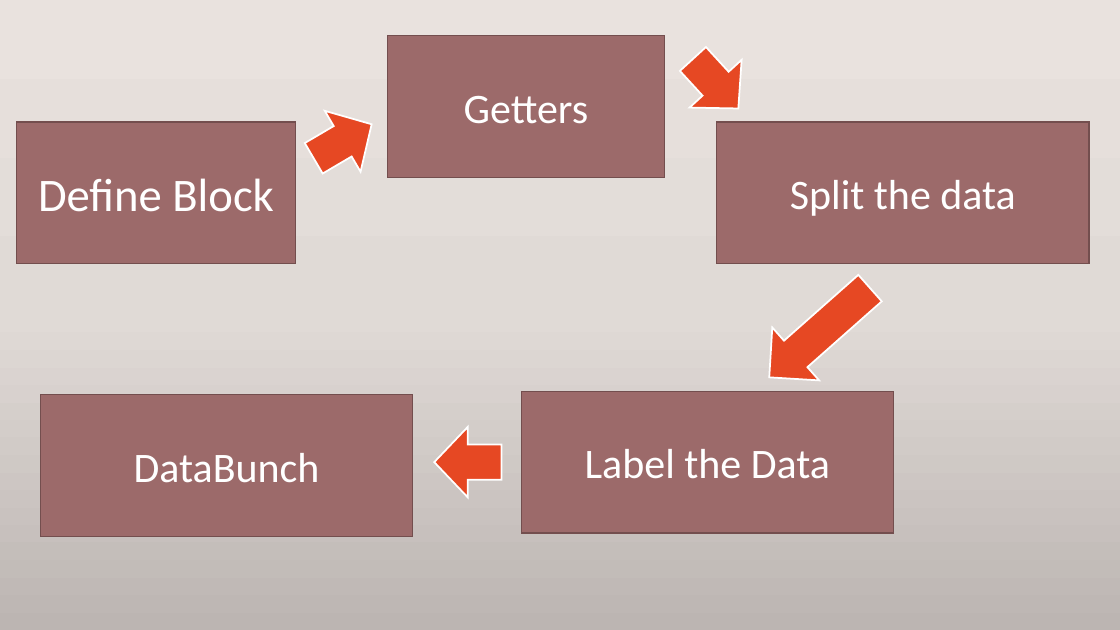
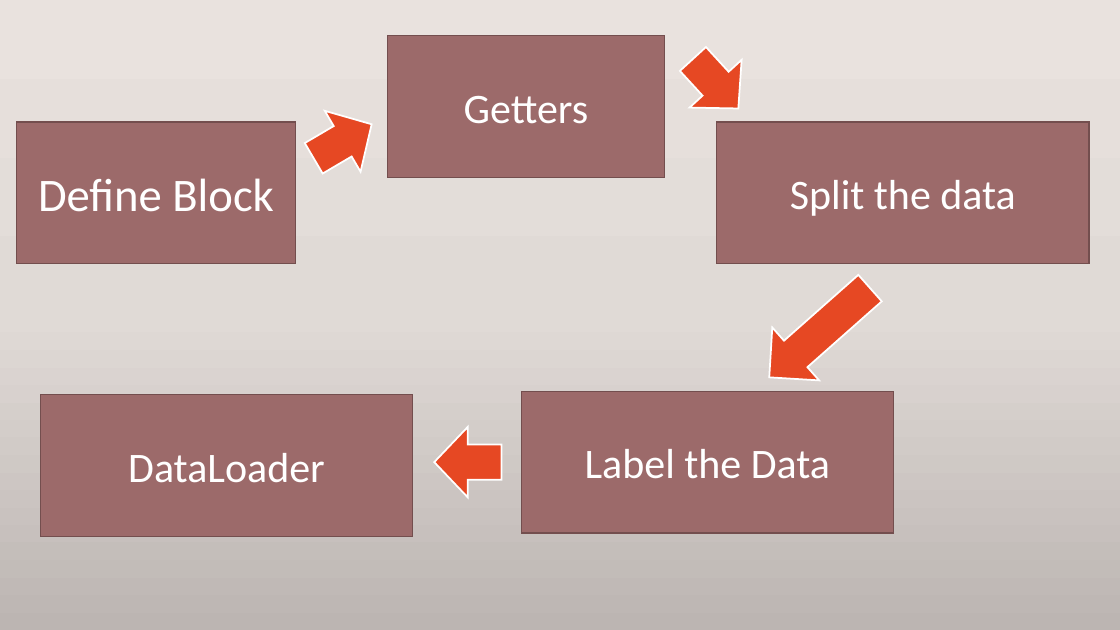
Before and after one commit to kevinlai1010/Deep-Learnging-for-coders, a slide deck: slide 3 of 01_Slides.pptx. Drawn at 1120x630 pixels with LibreOffice and Linux fonts; fonts in the diff are those of the drawing. Boxes give left, top, right and bottom in pixels: in the first picture for what was removed or moved away, otherwise in the second. Text is boxed around its words. In the diff, an @@ line names an element or a change of style, - is before the commit and + after.

```diff
--- a/01_Slides.pptx
+++ b/01_Slides.pptx
@@ text in rectangle at bbox=[128, 453, 325, 483]: text changed @@
-DataBunch
+DataLoader
```
Also in this commit, not shown: 2 other slides changed, 1 slide added, 1 other file.
